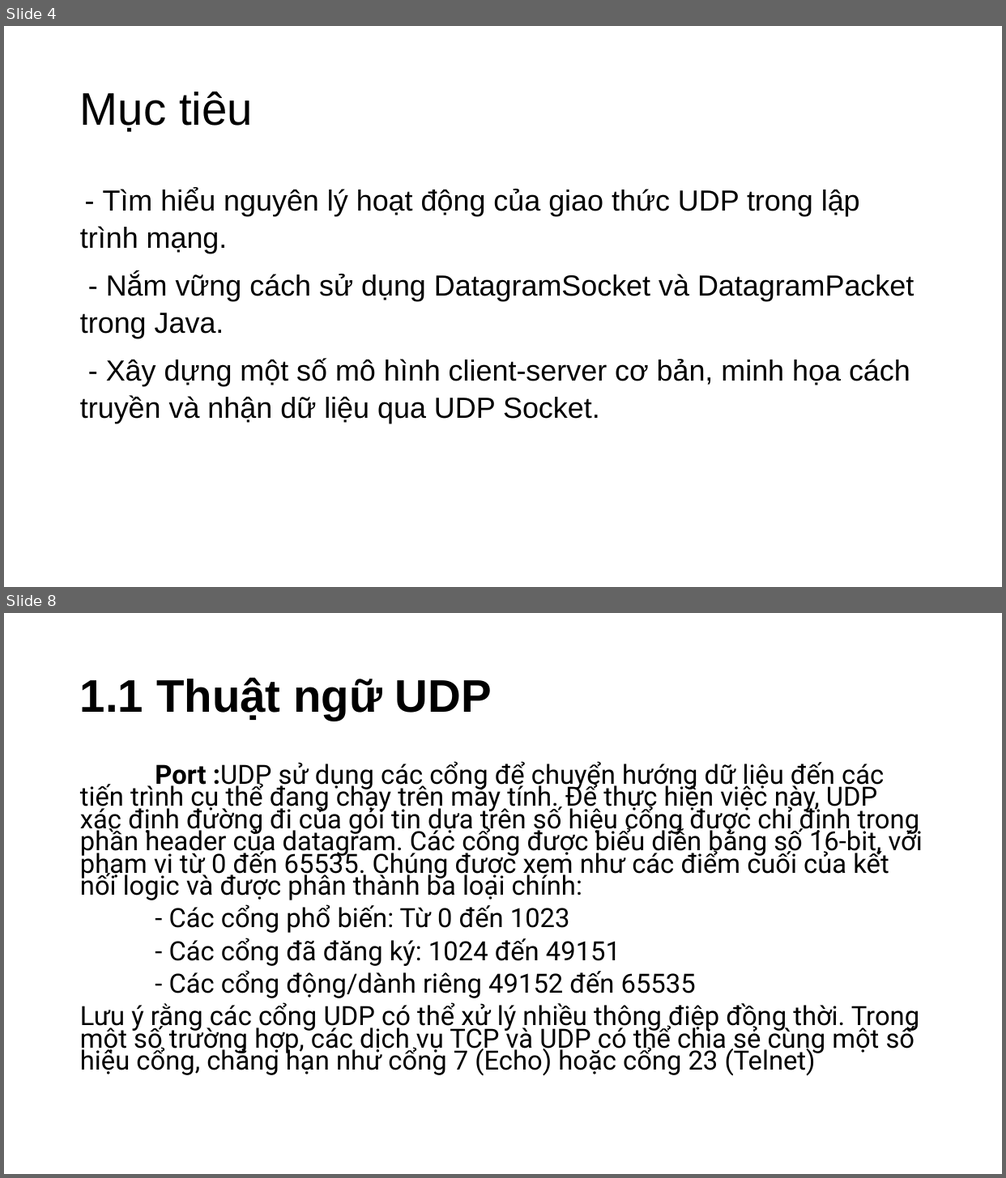
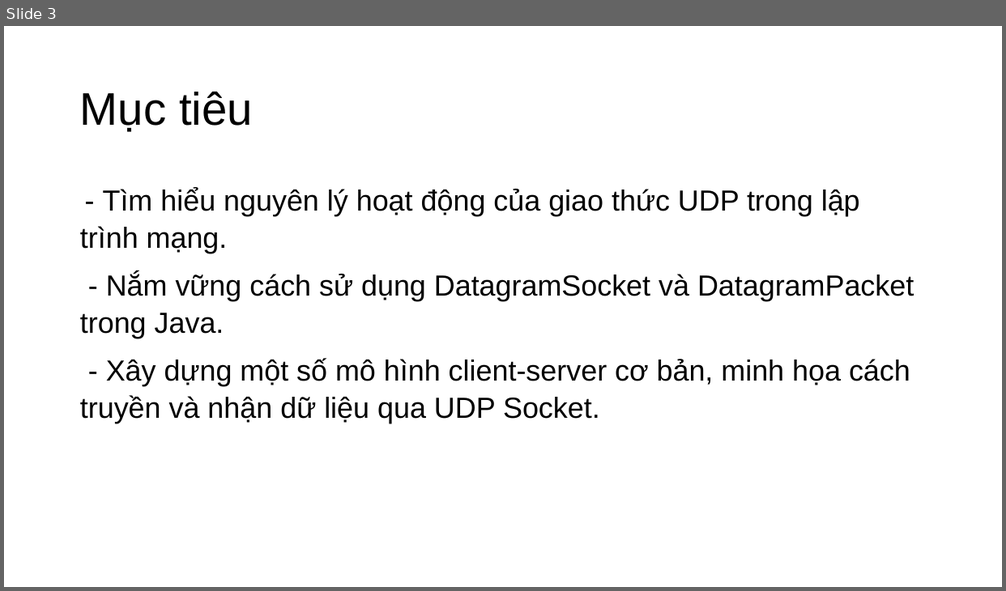
Before and after one commit to Cuid-1412/PowerPoint, a slide deck: Thuyết Trình Java.pptm. Shown one above the other, each under a label of ours: slides 4 and 8 before the commit, slide 3 after it; the slides between them are not shown. The pictures are 1006x1178 and 1006x591 pixels, drawn with LibreOffice and Linux fonts; fonts in the diff are those of the drawing; background and template pictures are left out. Boxes give left, top, right and bottom in pixels: in the first picture for what was removed or moved away, otherwise in the second. Text is boxed around its words. In the diff, an @@ line names an element or a change of style, - is before the commit and + after.

```diff
--- a/Thuyết Trình Java.pptm
+++ b/Thuyết Trình Java.pptm
@@ slide 8 removed at [4,613,1002,1174], background picture (left out) @@
@@ title removed at [80,678,492,720] @@
-1.1 Thuật ngữ UDP
@@ text removed at [80,761,923,1076] @@
-Port :UDP sử dụng các cổng để chuyển hướng dữ liệu đến các tiến trình cụ thể đang chạy trên máy tính. Để thực hiện việc này, UDP xác định đường đi của gói tin dựa trên số hiệu cổng được chỉ định trong phần header của datagram. Các cổng được biểu diễn bằng số 16-bit, với phạm vi từ 0 đến 65535. Chúng được xem như các điểm cuối của kết nối logic và được phân thành ba loại chính:
-- Các cổng phổ biến: Từ 0 đến 1023
-- Các cổng đã đăng ký: 1024 đến 49151
-- Các cổng động/dành riêng 49152 đến 65535
-Lưu ý rằng các cổng UDP có thể xử lý nhiều thông điệp đồng thời. Trong một số trường hợp, các dịch vụ TCP và UDP có thể chia sẻ cùng một số hiệu cổng, chẳng hạn như cổng 7 (Echo) hoặc cổng 23 (Telnet)
@@ what was slide 4 is now slide 3 @@
```
Also in this commit, not shown: 7 slides changed, 3 other slides removed.
